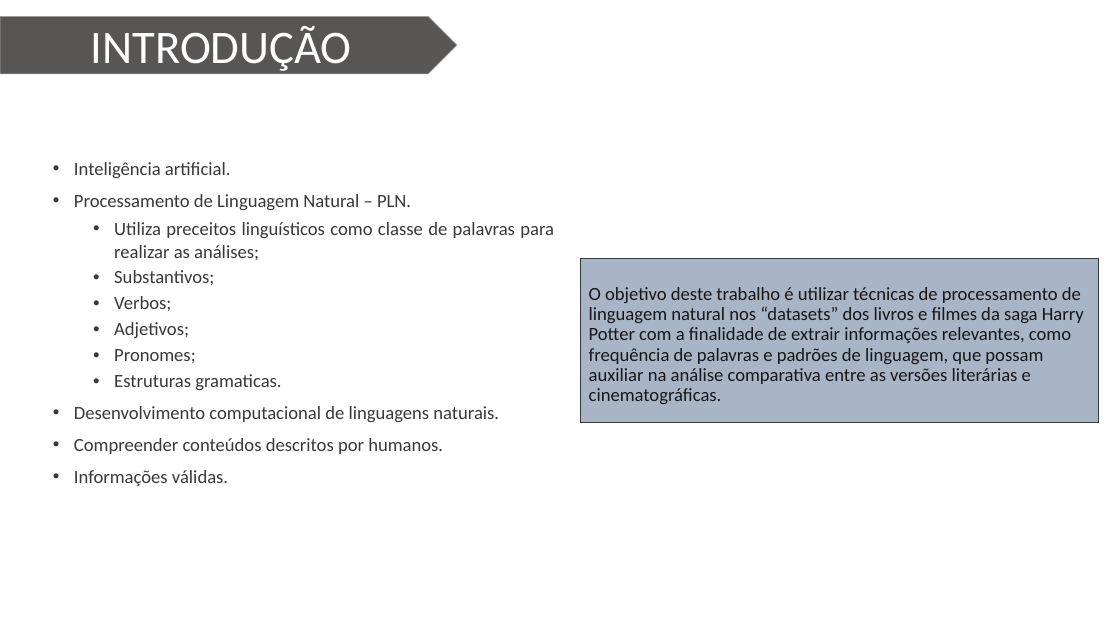
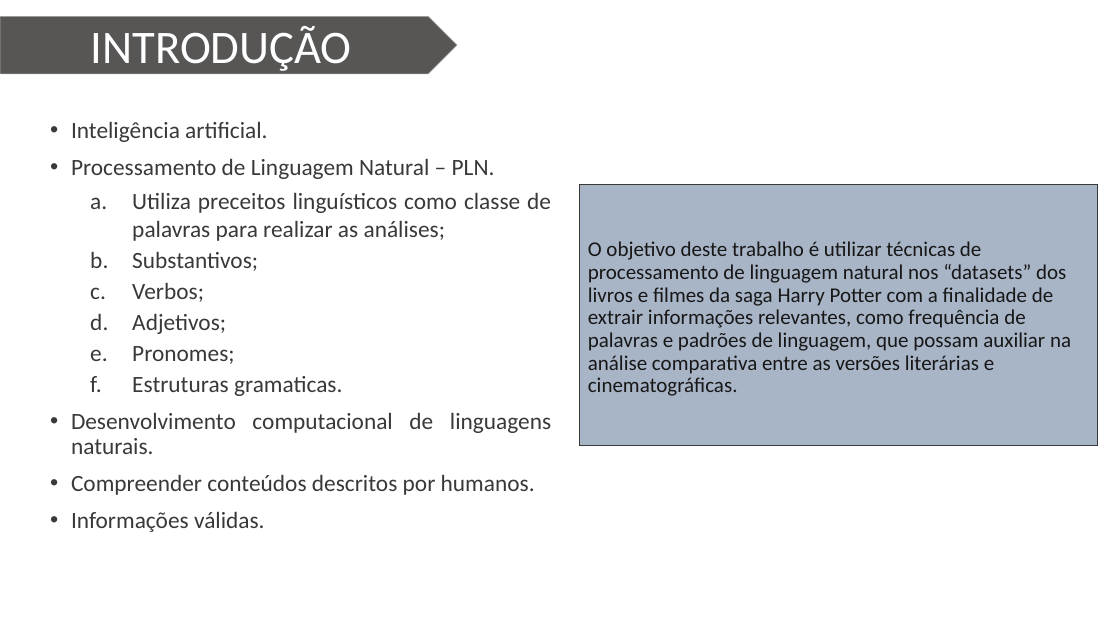
Before and after one commit to Wiryco/Natural-Language-Analysis-And-Processing, a slide deck: slide 3 of Apresentação/Apresentação TCC - Vinícius Andrade Lopes.pptx. Drawn at 1120x630 pixels with LibreOffice and Linux fonts; fonts in the diff are those of the drawing; background and template pictures are left out. Boxes give left, top, right and bottom in pixels: in the first picture for what was removed or moved away, otherwise in the second. Text is boxed around its words. In the diff, an @@ line names an element or a change of style, - is before the commit and + after.

```diff
--- a/Apresentação/Apresentação TCC - Vinícius Andrade Lopes.pptx
+++ b/Apresentação/Apresentação TCC - Vinícius Andrade Lopes.pptx
@@ text "Inteligência artificial.": place and size @@
-text "Inteligência artificial." at [74,162,554,486]
+text "Inteligência artificial." at [71,121,551,495]
@@ text "Inteligência artificial." at [71,121,551,495]: size 16 to 20 pt; bullet • to a. @@
@@ rectangle "O objetivo deste trabalho é ...": place and size @@
-rectangle "O objetivo deste trabalho é ..." at [581,259,1099,423]
+rectangle "O objetivo deste trabalho é ..." at [580,185,1098,446]
@@ rectangle "O objetivo deste trabalho é ..." at [580,185,1098,446]: size 16 to 18 pt @@
```
Also in this commit, not shown: 7 other slides changed, 1 slide added.
